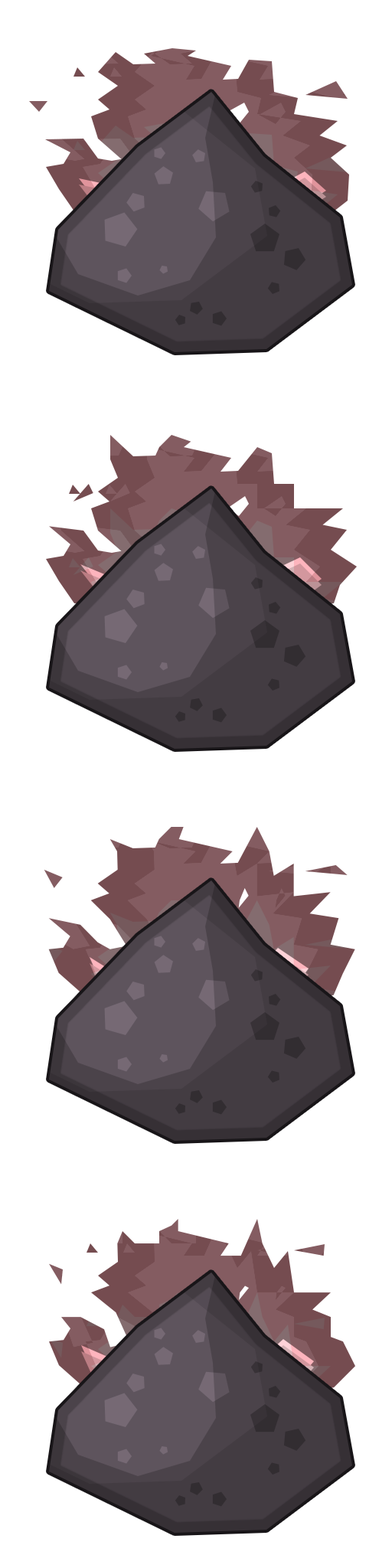
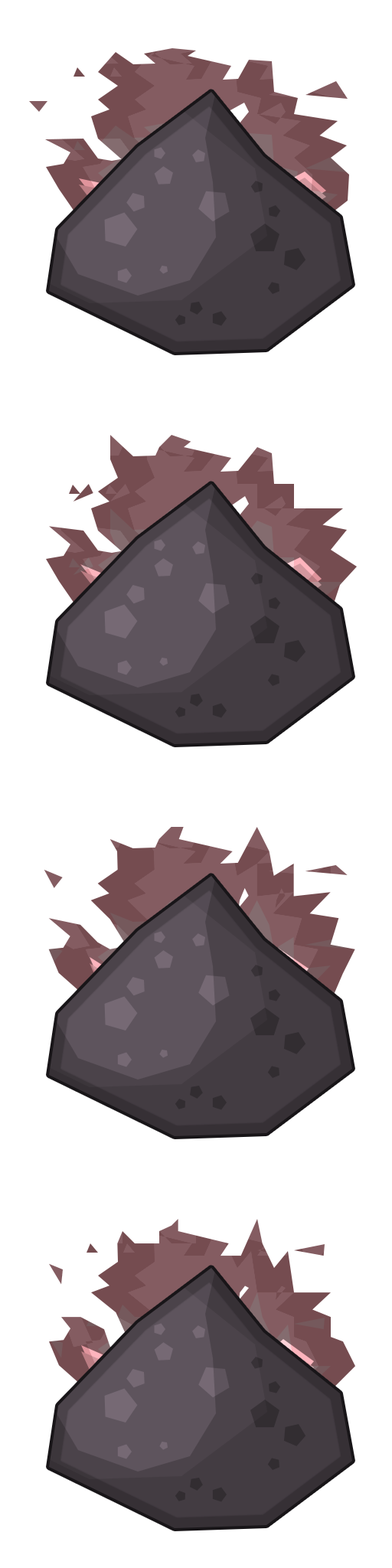
Layered file, before and after one edit (392 x 1568). Changes by layer:
added group "dust copy 3" with 4 layers above "dust copy 2" over 45, 1264, 356, 1536
added layer "Forme 75" (1st of 4, in "dust copy 3") (overlay, 25%) in group "dust copy 3" over 175, 1356, 306, 1503
added layer "Forme 74" (1st of 4, in "dust copy 3") (overlay, 25%) in group "dust copy 3" over 104, 1323, 230, 1460
added layer "Forme 76" (1st of 4, in "dust copy 3") (overlay, 20%) in group "dust copy 3" over 45, 1264, 356, 1536
added layer "Forme 73" (1st of 4, in "dust copy 3") in group "dust copy 3" over 49, 1267, 353, 1529
added group "dust copy 2" with 4 layers above "dust copy" over 45, 872, 356, 1144
added layer "Forme 75" (2nd of 4, in "dust copy 2") (overlay, 25%) in group "dust copy 2" over 175, 964, 306, 1111
added layer "Forme 74" (2nd of 4, in "dust copy 2") (overlay, 25%) in group "dust copy 2" over 104, 931, 230, 1068
added layer "Forme 76" (2nd of 4, in "dust copy 2") (overlay, 20%) in group "dust copy 2" over 45, 872, 356, 1144
added layer "Forme 73" (2nd of 4, in "dust copy 2") in group "dust copy 2" over 49, 875, 353, 1137
added group "dust copy" with 4 layers above "dust" over 45, 480, 356, 752
added layer "Forme 75" (3rd of 4, in "dust copy") (overlay, 25%) in group "dust copy" over 175, 572, 306, 719
added layer "Forme 74" (3rd of 4, in "dust copy") (overlay, 25%) in group "dust copy" over 104, 539, 230, 676
added layer "Forme 76" (3rd of 4, in "dust copy") (overlay, 20%) in group "dust copy" over 45, 480, 356, 752
added layer "Forme 73" (3rd of 4, in "dust copy") in group "dust copy" over 49, 483, 353, 745
painted on "Forme 75" (4th of 4, in "dust") over 175, 577, 306, 1507
painted on "Forme 74" (4th of 4, in "dust") over 104, 543, 230, 1464
painted on "Forme 76" (4th of 4, in "dust") over 45, 480, 356, 1536
painted on "Forme 73" (4th of 4, in "dust") over 49, 488, 353, 1533
painted on "Forme 1" over 121, 1264, 272, 1336
